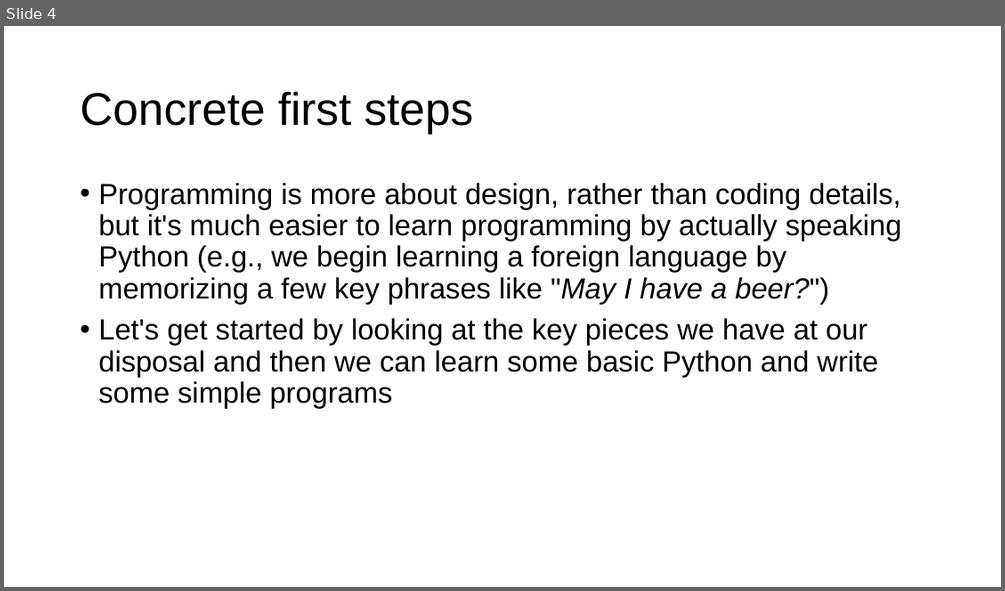
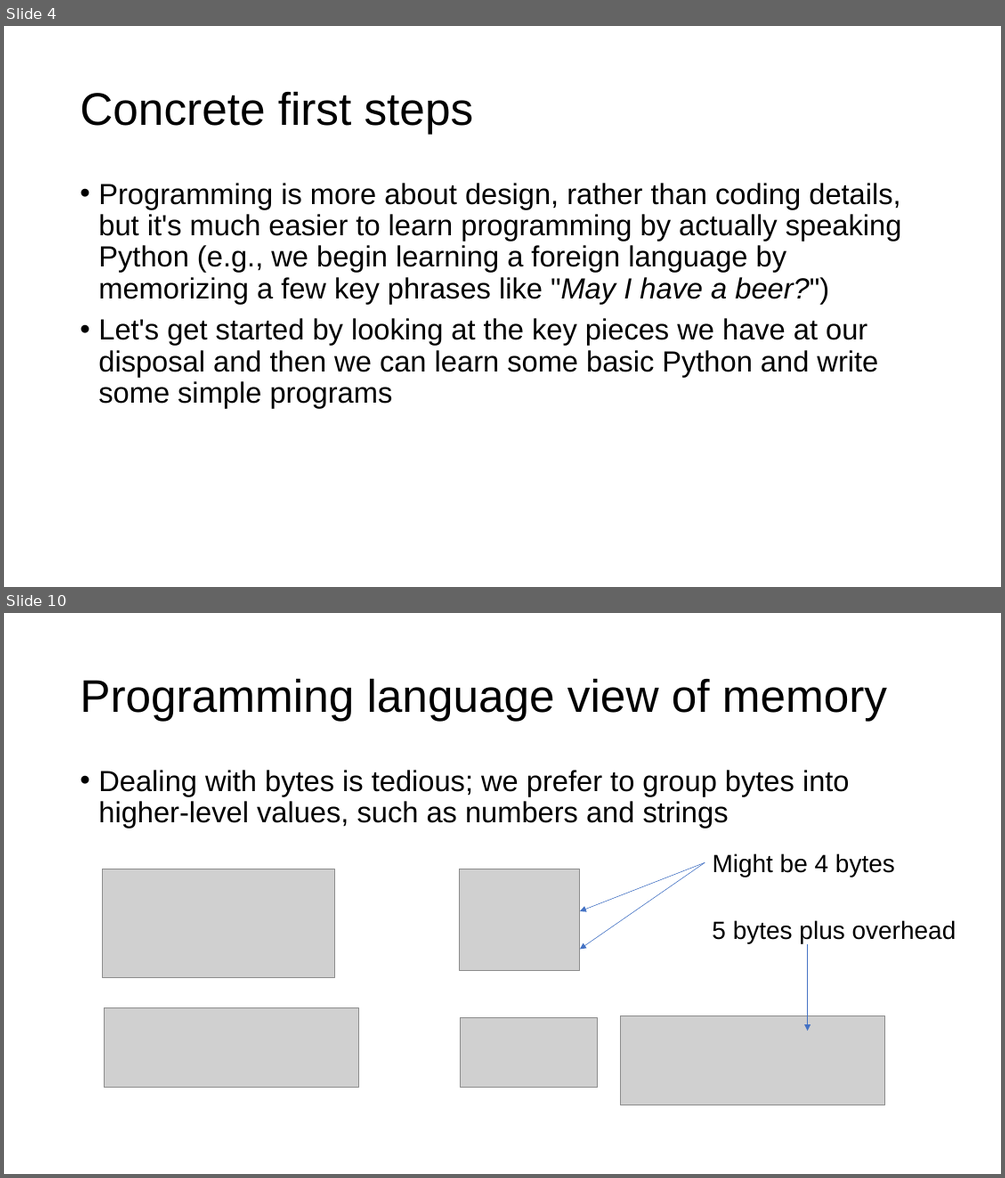
Before and after one commit to parrt/msds501, a slide deck: slides/intro-programming.pptx. Shown one above the other, each under a label of ours: slide 4 before the commit, slides 4 and 10 after it; the slides between them are not shown. The pictures are 1005x591 and 1005x1178 pixels, drawn with LibreOffice and Linux fonts; fonts in the diff are those of the drawing; grey boxes stand for pictures; background and template pictures are left out. Boxes give left, top, right and bottom in pixels: in the first picture for what was removed or moved away, otherwise in the second. Text is boxed around its words. In the diff, an @@ line names an element or a change of style, - is before the commit and + after.

```diff
--- a/slides/intro-programming.pptx
+++ b/slides/intro-programming.pptx
@@ slide 10 added at (4,613,1001,1174), background #FFFFFF @@
@@ title added at (80,678,887,721), 44 pt, text #000000 @@
+Programming language view of memory
@@ text added at (98,770,850,827), 28 pt, text #000000 @@
+• Dealing with bytes is tedious; we prefer to group bytes into higher-level values, such as numbers and strings
@@ picture added at (103,868,334,978) @@
@@ picture added at (460,868,580,971) @@
@@ arrow added from (704, 863) to (580, 911), #4472C4 0.5 pt @@
@@ arrow added from (704, 863) to (580, 949), #4472C4 0.5 pt @@
@@ text added at (712,853,895,876), 24 pt, text #000000 @@
+Might be 4 bytes
@@ text added at (712,920,956,943), 24 pt, text #000000 @@
+5 bytes plus overhead
@@ arrow added from (808, 944) to (808, 1030), #4472C4 0.5 pt @@
@@ picture added at (104,1008,357,1088) @@
@@ picture added at (461,1018,597,1087) @@
@@ picture added at (620,1016,885,1105) @@
```
Also in this commit, not shown: 1 slide changed, 12 other slides added, 2 slides removed, 3 other files.
